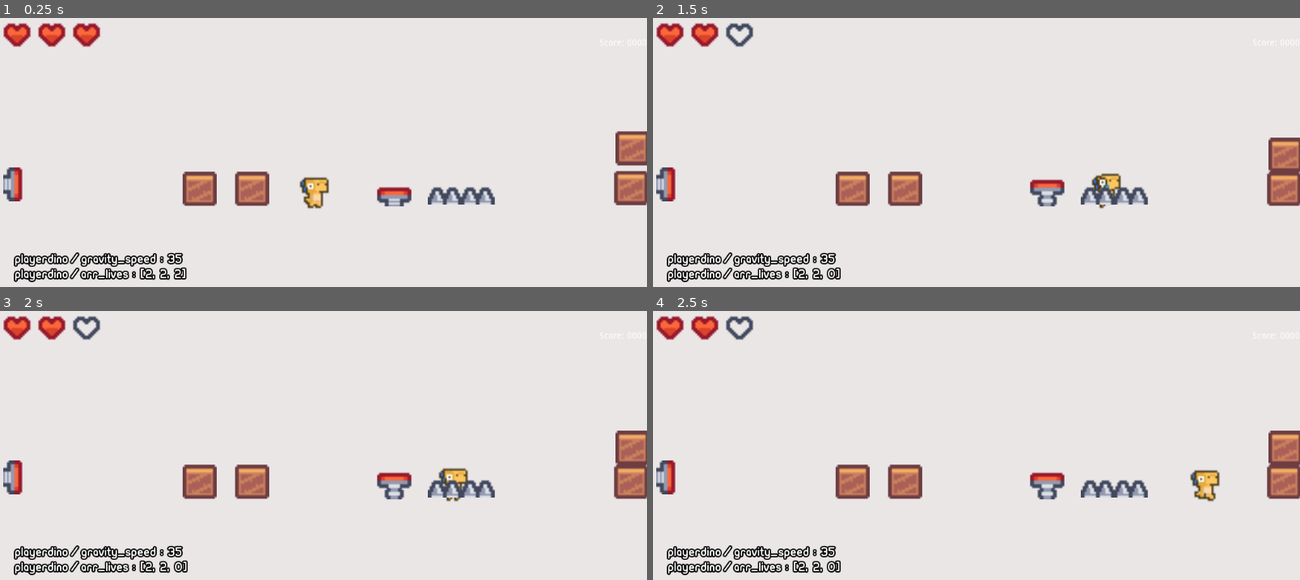
Above: before the commit, frames 1-4 (two rows, left to right).
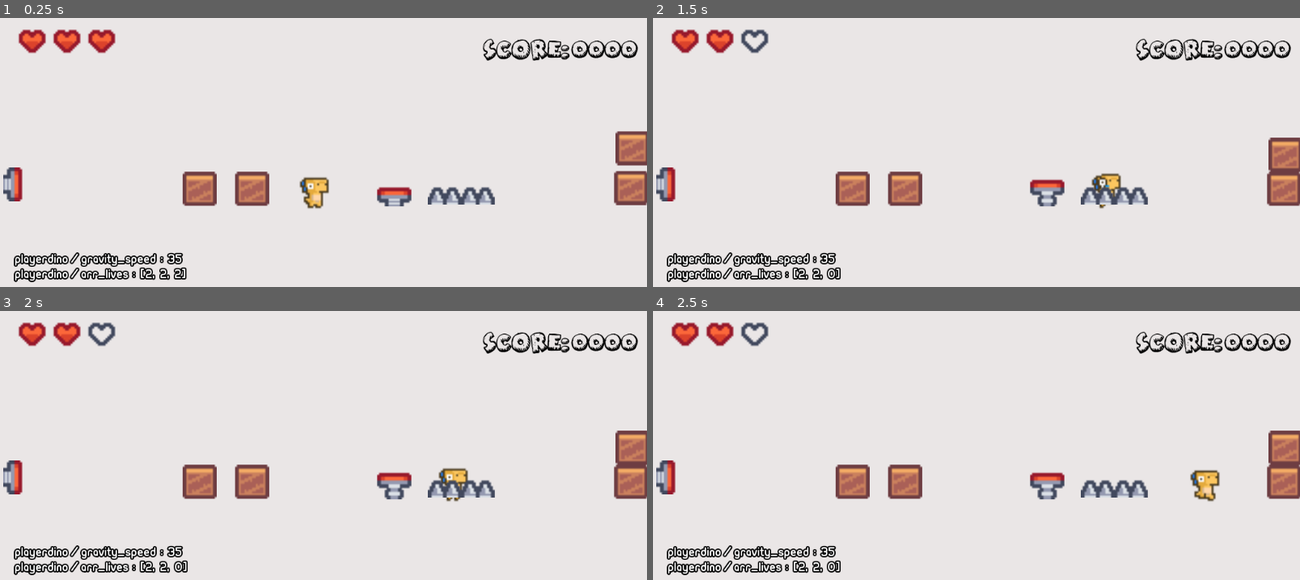
Above: after the commit, the same moments.

Repository: balmeidaa/Kickasaur
Game: Godot game, scene res://World.tscn
Same seed, same stepped clock (60 frames per second), same inputs: the game is played once before the commit and once after it.
Inputs:
- Up to frame 1 (0.25 s): no input
- Up to frame 2 (1.5 s): tap Enter (ui_accept) at 0.5, 0.77 s; hold Right (ui_right) 0.53-1.28 s; hold Down (ui_down) from 1.28 s (still down)
- Up to frame 3 (2 s): keep holding Down (ui_down); tap Enter (ui_accept) at 1.52 s
- Up to frame 4 (2.5 s): release Down (ui_down) at 2.03 s; hold Right (ui_right) from 2.03 s (still down)

The runs differ from the first frame. In frame 1, 2.3% of the frame differs, in the area x 0-99%, y 1-16%; in frame 2, 2.2%; in frame 3, 2.2%; in frame 4, 2.2%.

Commit message:
Added font to labels

Diff:
--- /dev/null
+++ b/player/Font.tres
@@ -0,0 +1,11 @@
+[gd_resource type="DynamicFont" load_steps=2 format=2]
+
+[sub_resource type="DynamicFontData" id=1]
+font_path = "res://Fonts/Naughty Cartoons.ttf"
+
+[resource]
+size = 24
+outline_color = Color( 0.0666667, 0.0666667, 0.0666667, 1 )
+use_mipmaps = true
+use_filter = true
+font_data = SubResource( 1 )
--- a/player/HUD.tscn
+++ b/player/HUD.tscn
@@ -1,19 +1,27 @@
-[gd_scene load_steps=2 format=2]
+[gd_scene load_steps=3 format=2]
 
+[ext_resource path="res://player/Font.tres" type="DynamicFont" id=1]
 [ext_resource path="res://player/LivesCon.gd" type="Script" id=2]
 
 [node name="HUD" type="CanvasLayer"]
 
 [node name="MarginContainer" type="MarginContainer" parent="."]
 anchor_right = 1.0
+margin_left = 24.0
+margin_top = 10.0
+margin_right = -15.0
+margin_bottom = 80.0
 rect_min_size = Vector2( 60, 80 )
 
 [node name="HBoxContainer" type="HBoxContainer" parent="MarginContainer"]
-margin_right = 1024.0
+margin_right = 985.0
 margin_bottom = 80.0
+grow_horizontal = 2
+grow_vertical = 2
+custom_constants/separation = 0
 
 [node name="LivesCon" type="MarginContainer" parent="MarginContainer/HBoxContainer"]
-margin_right = 510.0
+margin_right = 492.0
 margin_bottom = 80.0
 size_flags_horizontal = 3
 script = ExtResource( 2 )
@@ -22,24 +30,29 @@
 empty_heart = "res://Sprite/img/hp_empty.png"
 
 [node name="ScoreCon" type="HBoxContainer" parent="MarginContainer/HBoxContainer"]
-margin_left = 514.0
-margin_right = 1024.0
+anchor_bottom = 0.062
+margin_left = 492.0
+margin_right = 985.0
 margin_bottom = 80.0
 grow_horizontal = 2
 grow_vertical = 2
-size_flags_horizontal = 3
+size_flags_horizontal = 7
 alignment = 2
 
 [node name="ScoreLabel" type="Label" parent="MarginContainer/HBoxContainer/ScoreCon"]
-margin_left = 435.0
-margin_top = 33.0
-margin_right = 474.0
-margin_bottom = 47.0
+margin_left = 249.0
+margin_top = 18.0
+margin_right = 385.0
+margin_bottom = 66.0
+custom_colors/font_color = Color( 0, 0, 0, 1 )
+custom_fonts/font = ExtResource( 1 )
 text = "Score:"
 
 [node name="ScoreCounter" type="Label" parent="MarginContainer/HBoxContainer/ScoreCon"]
-margin_left = 478.0
-margin_top = 33.0
-margin_right = 510.0
-margin_bottom = 47.0
+margin_left = 389.0
+margin_top = 18.0
+margin_right = 493.0
+margin_bottom = 66.0
+custom_colors/font_color = Color( 0, 0, 0, 1 )
+custom_fonts/font = ExtResource( 1 )
 text = "0000"
Binary file added: Fonts/Naughty Cartoons.ttf
